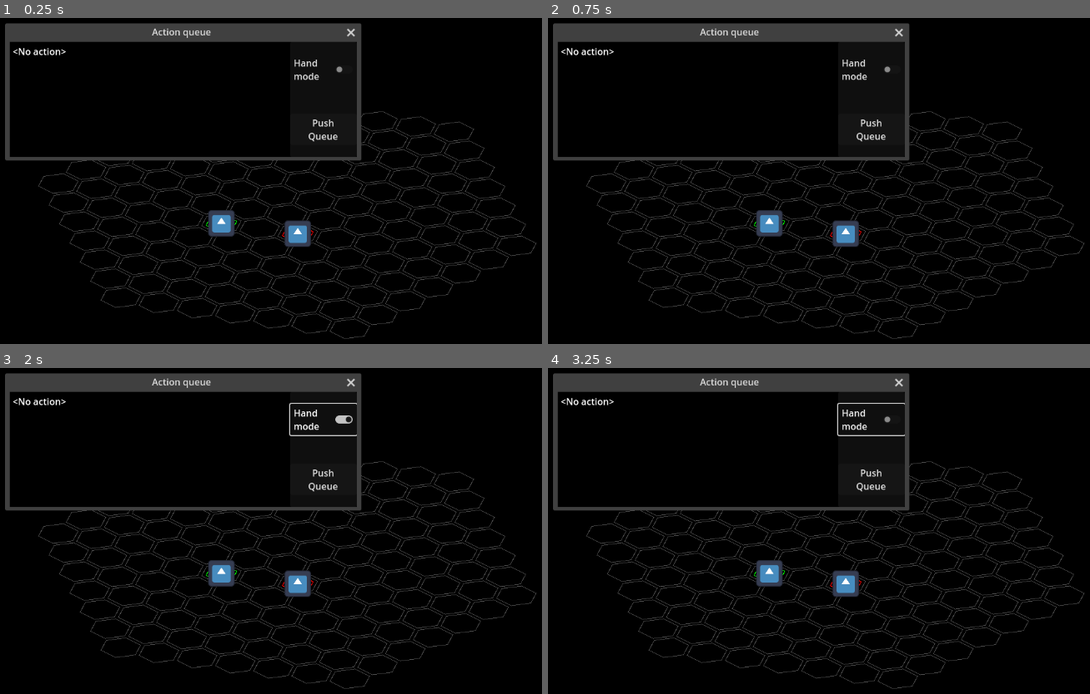
Above: before the commit, frames 1-4 (two rows, left to right).
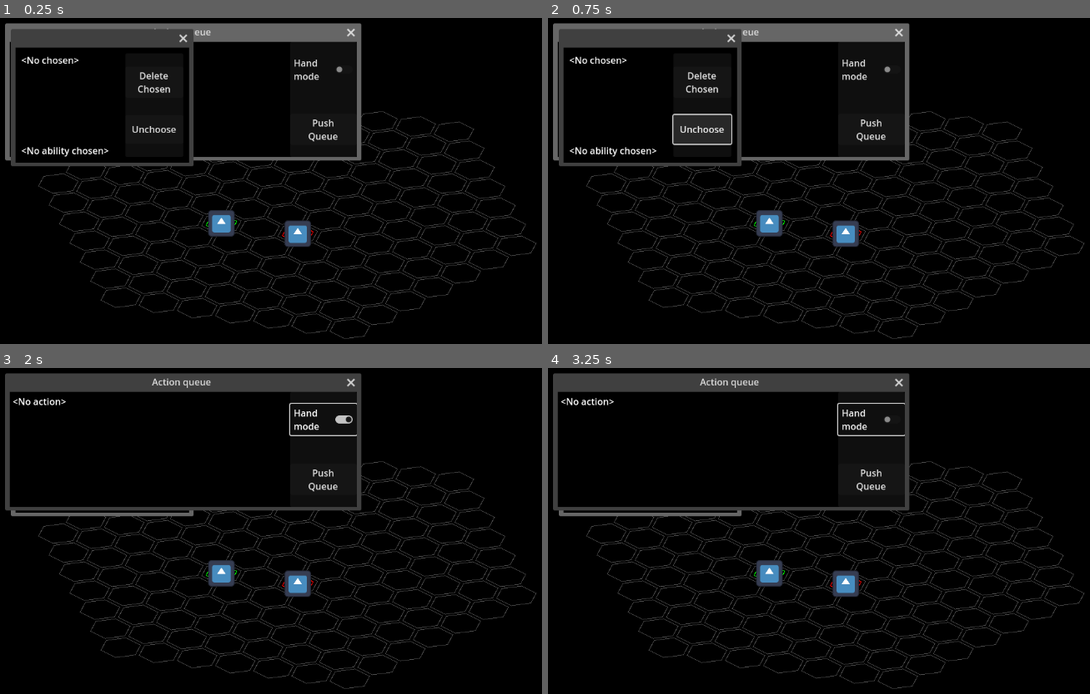
Above: after the commit, the same moments.

Repository: Boyquotes/SpaceStrategyGodotGame
Game: Godot game, scene res://GameSources/main.tscn
The game is run twice, just before and just after one commit, with the same random seed, the same clock (stepped at 60 frames per second) and the same inputs. The engine's default icon, where the game draws it, is replaced by a stand-in: a white triangle on a blue panel in a dark square.
Inputs (mouse positions are in pixels of both pictures, inside the frame that each line leads up to):
- Up to frame 1 (0.25 s): no input
- Up to frame 2 (0.75 s): click (699, 128) at 0.5 s, where only the run after the commit has a clickable "Unchoose"
- Up to frame 3 (2 s): click "Hand mode" at 1.25 s
- Up to frame 4 (3.25 s): click "Push Queue" at 2 s; click "Hand mode" at 2.75 s

The runs differ from the first frame. In frame 1, 5.9% of the frame differs, in the area x 0-67%, y 1-46%; in frame 2, 6.8%; in frame 3, 0.4%; in frame 4, 0.4%.

Commit message:
Created object control panel

Diff:
--- /dev/null
+++ b/GameSources/ObjectControllingUI.tscn
@@ -0,0 +1,152 @@
+[gd_scene load_steps=4 format=3 uid="uid://c0wftpahvt5f0"]
+
+[sub_resource type="GDScript" id="GDScript_0yc61"]
+script/source = "extends Control
+
+
+signal delete_chosen_pressed
+signal unchoose_pressed
+
+
+func _on_delete_chosen_pressed():
+	delete_chosen_pressed.emit()
+
+
+func _on_unchoose_pressed():
+	unchoose_pressed.emit()
+
+
+func set_info_for_object(fo:FieldObject):
+	%ChosenObjectInfo.set_for_object(fo)
+
+
+func set_info_for_ability(ability:String):
+	%ChosenAbilityInfo.set_for_ability(ability)
+
+
+func clear_info():
+	%ChosenObjectInfo.clear()
+	%ChosenAbilityInfo.clear()
+"
+
+[sub_resource type="GDScript" id="GDScript_mibtd"]
+script/source = "extends Label
+
+
+const OBJECT_TEMPLATE = \"Chosen object node-name:\\n{0}\"
+const NO_OBJECT_TEMPLATE = \"<No chosen>\"
+
+
+
+func set_for_object(fo:FieldObject):
+	if fo == null:
+		text = NO_OBJECT_TEMPLATE
+	else:
+		text = OBJECT_TEMPLATE.format([fo.name])
+
+
+func clear():
+	text = NO_OBJECT_TEMPLATE
+"
+
+[sub_resource type="GDScript" id="GDScript_ecadm"]
+script/source = "extends Label
+
+
+const ABILITY_TEMPLATE = \"Chosen ability: \\\"{0}\\\"\"
+const NO_ABILITY_TEMPLATE = \"<No ability chosen>\"
+
+
+func set_for_ability(ability:String):
+	if ability.is_empty():
+		text = NO_ABILITY_TEMPLATE
+	else:
+		text = ABILITY_TEMPLATE.format([ability])
+
+
+func clear():
+	text = NO_ABILITY_TEMPLATE
+"
+
+[node name="base" type="Control"]
+layout_mode = 3
+anchors_preset = 15
+anchor_right = 1.0
+anchor_bottom = 1.0
+grow_horizontal = 2
+grow_vertical = 2
+script = SubResource("GDScript_0yc61")
+
+[node name="MarginContainer" type="MarginContainer" parent="."]
+layout_mode = 1
+anchors_preset = 15
+anchor_right = 1.0
+anchor_bottom = 1.0
+grow_horizontal = 2
+grow_vertical = 2
+theme_override_constants/margin_left = 10
+theme_override_constants/margin_top = 10
+theme_override_constants/margin_right = 10
+theme_override_constants/margin_bottom = 10
+
+[node name="Control" type="HSplitContainer" parent="MarginContainer"]
+layout_mode = 2
+dragger_visibility = 1
+
+[node name="TextInfo" type="Control" parent="MarginContainer/Control"]
+layout_mode = 2
+size_flags_horizontal = 3
+
+[node name="ChosenObjectInfo" type="Label" parent="MarginContainer/Control/TextInfo"]
+unique_name_in_owner = true
+layout_mode = 1
+anchors_preset = 10
+anchor_right = 1.0
+offset_bottom = 23.0
+grow_horizontal = 2
+clip_text = true
+script = SubResource("GDScript_mibtd")
+
+[node name="ChosenAbilityInfo" type="Label" parent="MarginContainer/Control/TextInfo"]
+unique_name_in_owner = true
+layout_mode = 1
+anchors_preset = 12
+anchor_top = 1.0
+anchor_right = 1.0
+anchor_bottom = 1.0
+offset_top = -23.0
+grow_horizontal = 2
+grow_vertical = 0
+vertical_alignment = 2
+clip_text = true
+script = SubResource("GDScript_ecadm")
+
+[node name="SidePanel" type="Panel" parent="MarginContainer/Control"]
+custom_minimum_size = Vector2(100, 0)
+layout_mode = 2
+size_flags_horizontal = 8
+
+[node name="Buttons" type="VBoxContainer" parent="MarginContainer/Control/SidePanel"]
+layout_mode = 1
+anchors_preset = 15
+anchor_right = 1.0
+anchor_bottom = 1.0
+grow_horizontal = 2
+grow_vertical = 2
+theme_override_constants/separation = 30
+alignment = 1
+
+[node name="DeleteChosen" type="Button" parent="MarginContainer/Control/SidePanel/Buttons"]
+custom_minimum_size = Vector2(0, 50)
+layout_mode = 2
+text = "Delete
+Chosen"
+
+[node name="Unchoose" type="Button" parent="MarginContainer/Control/SidePanel/Buttons"]
+custom_minimum_size = Vector2(0, 50)
+layout_mode = 2
+text = "Unchoose
+"
+
+[connection signal="pressed" from="MarginContainer/Control/SidePanel/Buttons/DeleteChosen" to="." method="_on_delete_chosen_pressed"]
+[connection signal="pressed" from="MarginContainer/Control/SidePanel/Buttons/Unchoose" to="." method="_on_unchoose_pressed"]
--- a/GameSources/main.tscn
+++ b/GameSources/main.tscn
@@ -1,8 +1,9 @@
-[gd_scene load_steps=19 format=3 uid="uid://bq5jjl37pbqu5"]
+[gd_scene load_steps=21 format=3 uid="uid://bq5jjl37pbqu5"]
 
 [ext_resource type="Script" path="res://GlobalClasses/ActionsClasses/ActionProcessor.gd" id="1_ntvn1"]
 [ext_resource type="Script" path="res://GlobalClasses/FieldObjectClasses/FieldObjectMap.gd" id="2_2rgc4"]
 [ext_resource type="PackedScene" uid="uid://ckrguperorqkx" path="res://GameSources/ActionQueueUI.tscn" id="3_8vfj5"]
+[ext_resource type="PackedScene" uid="uid://c0wftpahvt5f0" path="res://GameSources/ObjectControllingUI.tscn" id="4_ukry5"]
 
 [sub_resource type="GDScript" id="GDScript_qfrmm"]
 script/source = "extends Node2D
@@ -24,6 +25,11 @@
 [sub_resource type="GDScript" id="GDScript_rde56"]
 script/source = "extends Node
 
+
+signal new_object
+signal new_ability
+
+
 var object : FieldObject
 var ability : String = \"\"
 
@@ -34,9 +40,13 @@
 	object = fo
 	ability = \"\"
 
+	new_object.emit()
+	new_ability.emit()
+
 
 func choose_ability(ability_name:String):
 	ability = ability_name
+	new_ability.emit()
 
 
 func get_apply_ability_action(to:Vector2i) -> Action:
@@ -51,7 +61,7 @@
 
 
 func has_chosen() -> bool:
-	return object != null
+	return object != null and is_instance_valid(object)
 
 
 func chosen_correct_ability():
@@ -61,6 +71,9 @@
 func unchoose():
 	object = null
 	ability = \"\"
+
+	new_object.emit()
+	new_ability.emit()
 "
 
 [sub_resource type="GDScript" id="GDScript_dgca5"]
@@ -124,7 +137,7 @@
 
 func _on_abilities_buttons_ability_pressed(ability):
 	if %Chosen.ability != ability:
-		%Chosen.ability = ability
+		%Chosen.choose_ability(ability)
 
 		%AbilityDrawRuleController.set_rule_for_ability(ability)
 
@@ -363,6 +376,40 @@
 	$Base.set_queue_as_text(
 		%ActionProcessor.action_queue
 	)
+"
+
+[sub_resource type="GDScript" id="GDScript_8qbeo"]
+script/source = "extends Window
+
+
+func _ready():
+	$base.clear_info()
+
+
+
+
+func _on_chosen_new_ability():
+	$base.set_info_for_ability(%Chosen.ability)
+
+
+
+func _on_chosen_new_object():
+	$base.set_info_for_object(%Chosen.object)
+
+
+func _on_base_delete_chosen_pressed():
+	if not %Chosen.has_chosen():
+		return
+
+	var obj : FieldObject = %Chosen.object
+
+	%Chosen.unchoose()
+
+	obj.queue_free()
+
+
+func _on_base_unchoose_pressed():
+	%Chosen.unchoose()
 "
 
 [node name="main" type="Node2D"]
@@ -431,7 +478,7 @@
 grow_vertical = 2
 mouse_filter = 2
 
-[node name="AbilitiesPanel" type="Control" parent="GUI/Base"]
+[node name="AbilitiesPanel" type="MarginContainer" parent="GUI/Base"]
 layout_mode = 1
 anchors_preset = 12
 anchor_top = 1.0
@@ -440,17 +487,15 @@
 grow_horizontal = 2
 grow_vertical = 0
 mouse_filter = 2
+theme_override_constants/margin_left = 5
+theme_override_constants/margin_top = 5
+theme_override_constants/margin_right = 5
+theme_override_constants/margin_bottom = 5
 
 [node name="AbilitiesButtons" type="HBoxContainer" parent="GUI/Base/AbilitiesPanel"]
 unique_name_in_owner = true
-layout_mode = 1
-anchors_preset = 12
-anchor_top = 1.0
-anchor_right = 1.0
-anchor_bottom = 1.0
-offset_top = -135.0
-grow_horizontal = 2
-grow_vertical = 0
+custom_minimum_size = Vector2(0, 100)
+layout_mode = 2
 script = SubResource("GDScript_651hj")
 
 [node name="ActionQueueControlPanel" type="Window" parent="."]
@@ -462,6 +507,16 @@
 
 [node name="Base" parent="ActionQueueControlPanel" instance=ExtResource("3_8vfj5")]
 
+[node name="ChosenControlPanel" type="Window" parent="."]
+position = Vector2i(60, 60)
+size = Vector2i(300, 200)
+min_size = Vector2i(300, 200)
+script = SubResource("GDScript_8qbeo")
+
+[node name="base" parent="ChosenControlPanel" instance=ExtResource("4_ukry5")]
+
+[connection signal="new_ability" from="Chosen" to="ChosenControlPanel" method="_on_chosen_new_ability"]
+[connection signal="new_object" from="Chosen" to="ChosenControlPanel" method="_on_chosen_new_object"]
 [connection signal="action_added" from="ActionProcessor" to="ActionQueueControlPanel" method="_on_action_processor_action_added"]
 [connection signal="current_completed" from="ActionProcessor" to="ActionQueueControlPanel" method="_on_action_processor_current_completed"]
 [connection signal="next_action_picked" from="ActionProcessor" to="ActionQueueControlPanel" method="_on_action_processor_next_action_picked"]
@@ -471,3 +526,5 @@
 [connection signal="ability_pressed" from="GUI/Base/AbilitiesPanel/AbilitiesButtons" to="GUI" method="_on_abilities_buttons_ability_pressed"]
 [connection signal="hand_mode_toggled" from="ActionQueueControlPanel/Base" to="ActionQueueControlPanel" method="_on_base_hand_mode_toggled"]
 [connection signal="push_queue_pressed" from="ActionQueueControlPanel/Base" to="ActionQueueControlPanel" method="_on_base_push_queue_pressed"]
+[connection signal="delete_chosen_pressed" from="ChosenControlPanel/base" to="ChosenControlPanel" method="_on_base_delete_chosen_pressed"]
+[connection signal="unchoose_pressed" from="ChosenControlPanel/base" to="ChosenControlPanel" method="_on_base_unchoose_pressed"]
Not shown: 2 places in TestContent/LinearMoveObject.tscn that only renumber resources
